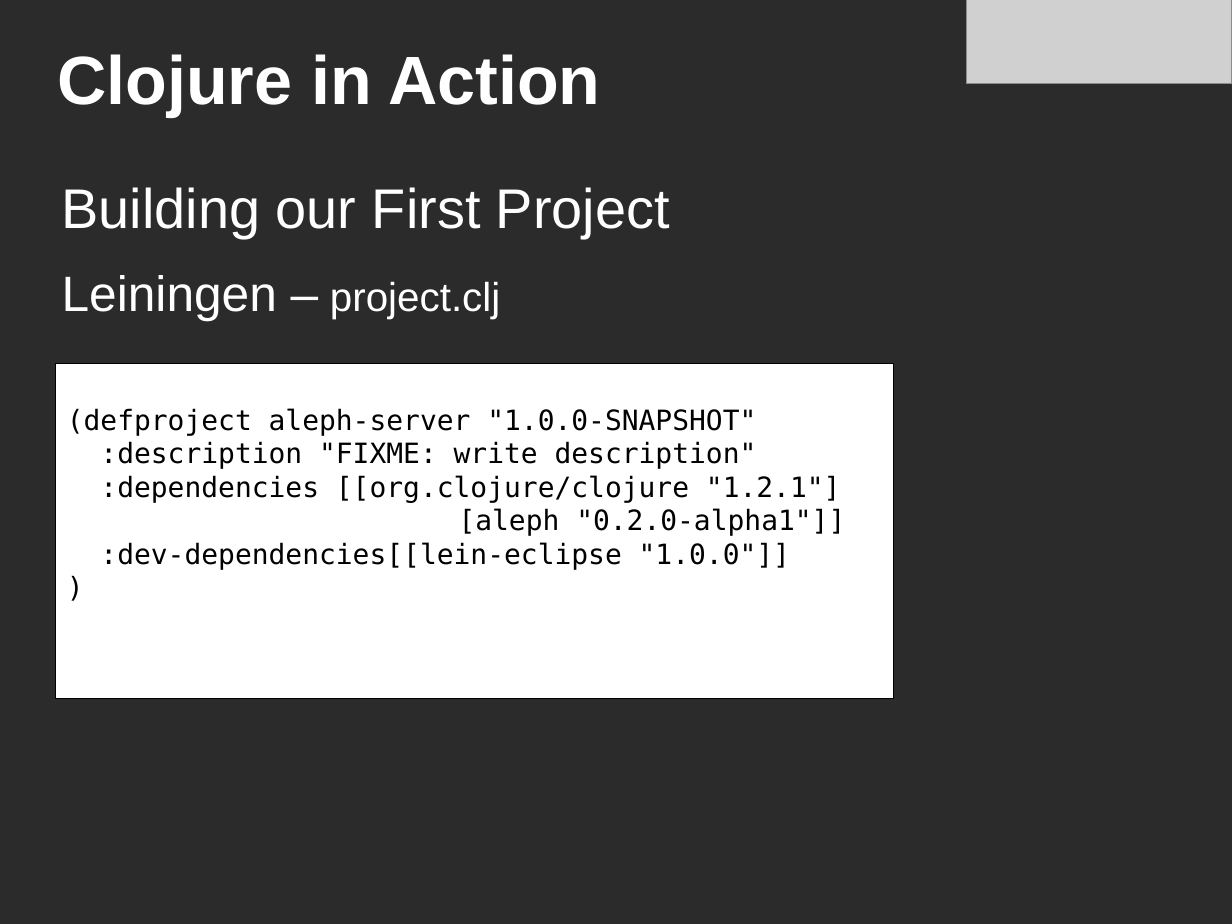
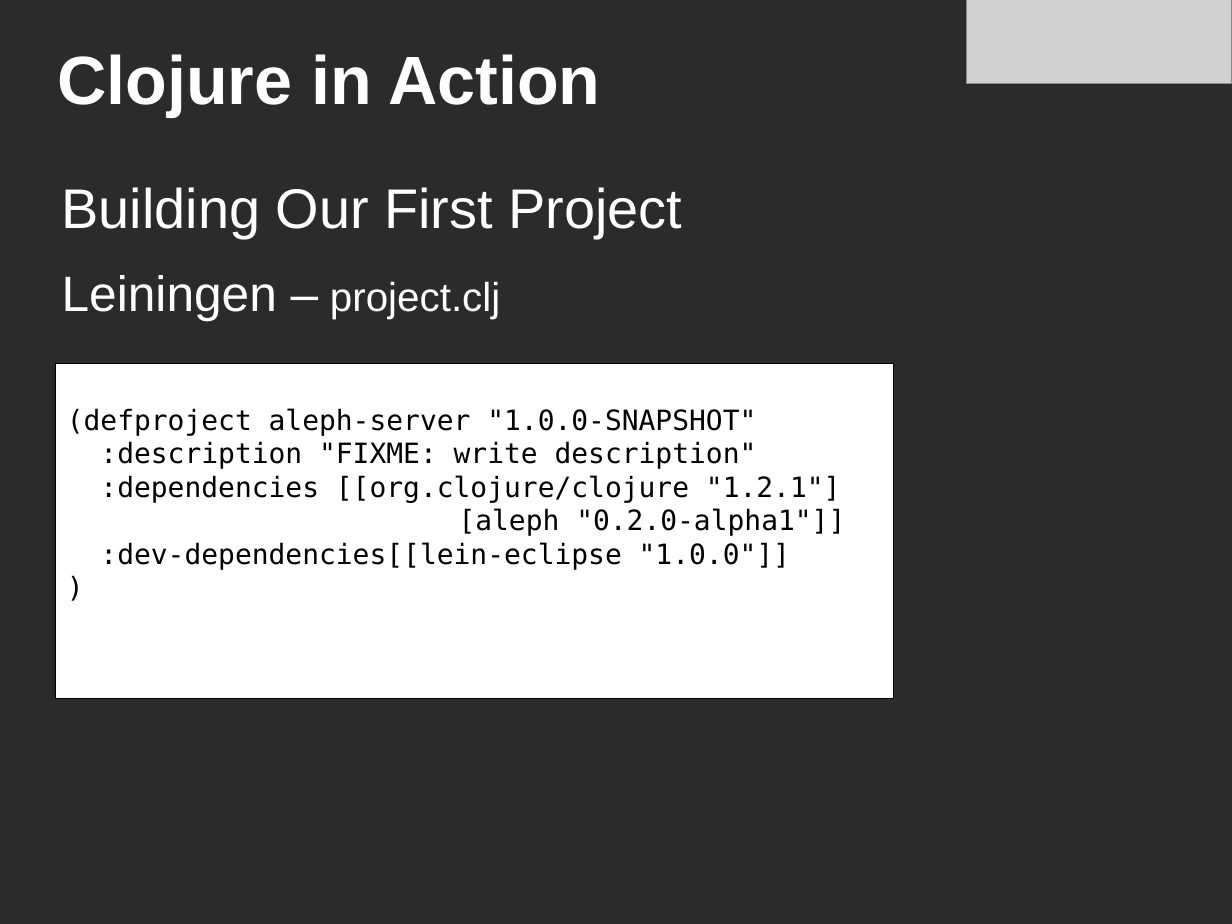
Before and after one commit to cincy-functional-programmers/cincyfp-presentations, a slide deck: slide 6 of jun-2011/clojure-in-action-cincyfp.odp. Drawn at 1232x924 pixels with LibreOffice and Linux fonts; fonts in the diff are those of the drawing; grey boxes stand for pictures; background and template pictures are left out; a plain dark background stands for a picture behind light text. Boxes give left, top, right and bottom in pixels: in the first picture for what was removed or moved away, otherwise in the second. Text is boxed around its words. In the diff, an @@ line names an element or a change of style, - is before the commit and + after.

```diff
--- a/jun-2011/clojure-in-action-cincyfp.odp
+++ b/jun-2011/clojure-in-action-cincyfp.odp
@@ text at box(62, 187, 682, 238): text changed @@
-Building our First Project
+Building Our First Project
```
Also in this commit, not shown: 14 other slides changed, 1 other file.
